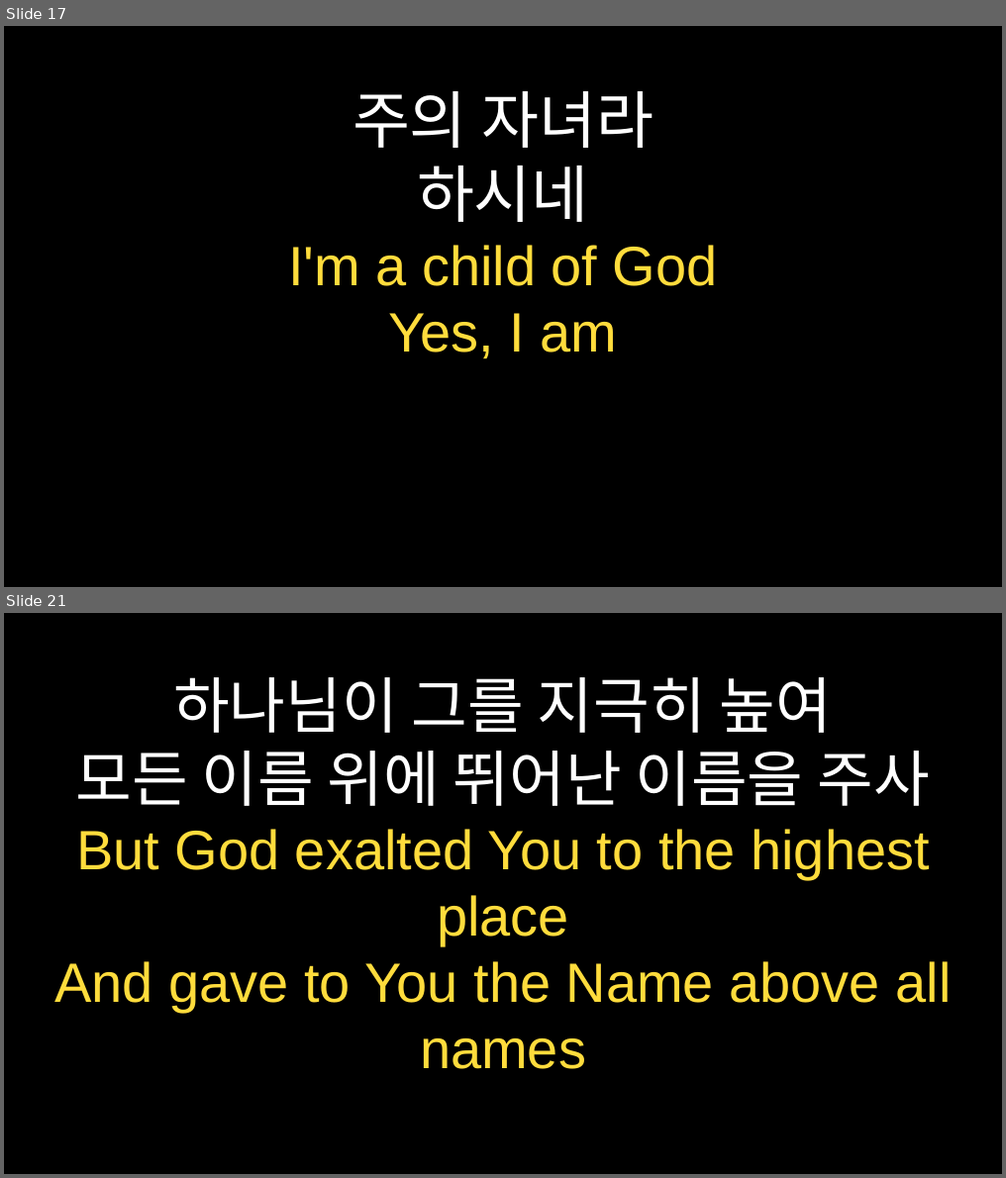
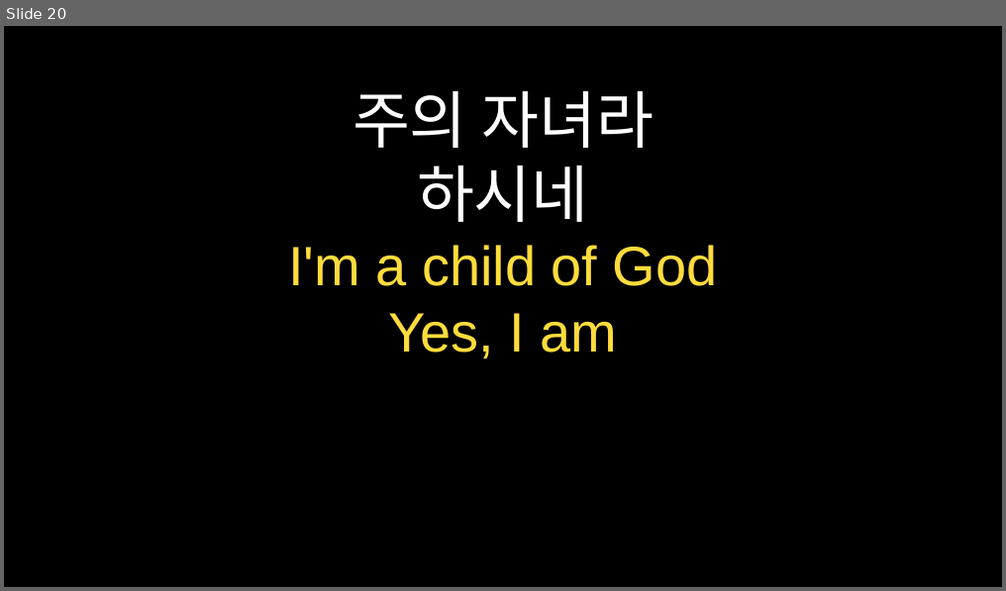
Before and after one commit to goldenbit1999/praisePPT, a slide deck: praisePPT/weekly_praise.pptx. Shown one above the other, each under a label of ours: slides 17 and 21 before the commit, slide 20 after it; the slides between them are not shown. The pictures are 1006x1178 and 1006x591 pixels, drawn with LibreOffice and Linux fonts; fonts in the diff are those of the drawing. Boxes give left, top, right and bottom in pixels: in the first picture for what was removed or moved away, otherwise in the second. Text is boxed around its words. In the diff, an @@ line names an element or a change of style, - is before the commit and + after.

```diff
--- a/praisePPT/weekly_praise.pptx
+++ b/praisePPT/weekly_praise.pptx
@@ slide 21 removed at (4,613,1002,1174), background #000000 @@
@@ text removed at (54,677,951,1069) @@
-하나님이 그를 지극히 높여
-모든 이름 위에 뛰어난 이름을 주사
-But God exalted You to the highest place
-And gave to You the Name above all names
@@ what was slide 17 is now slide 20 @@
```
Also in this commit, not shown: 14 slides changed, 12 slides added, 9 other slides removed, 10 other files.
